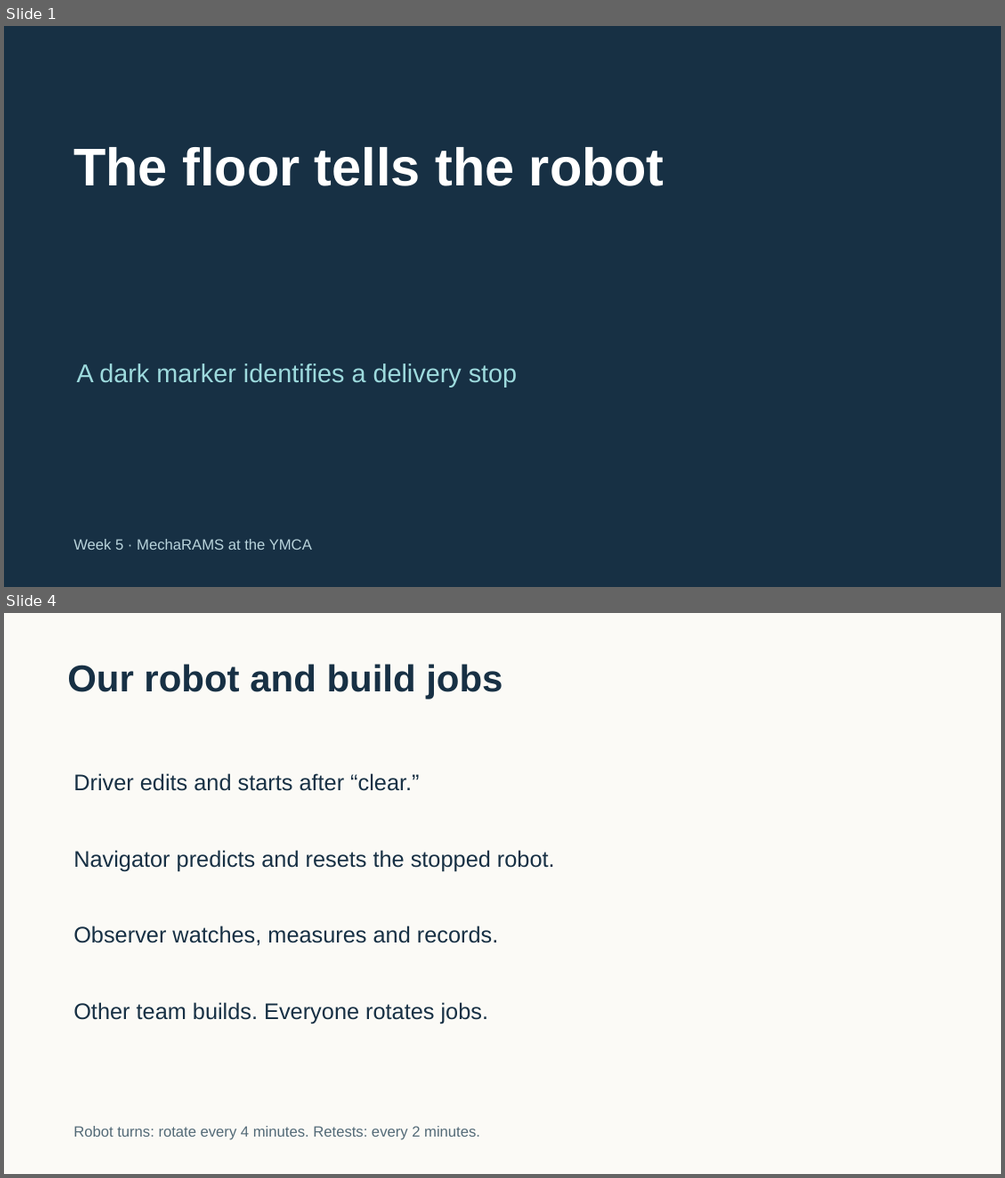
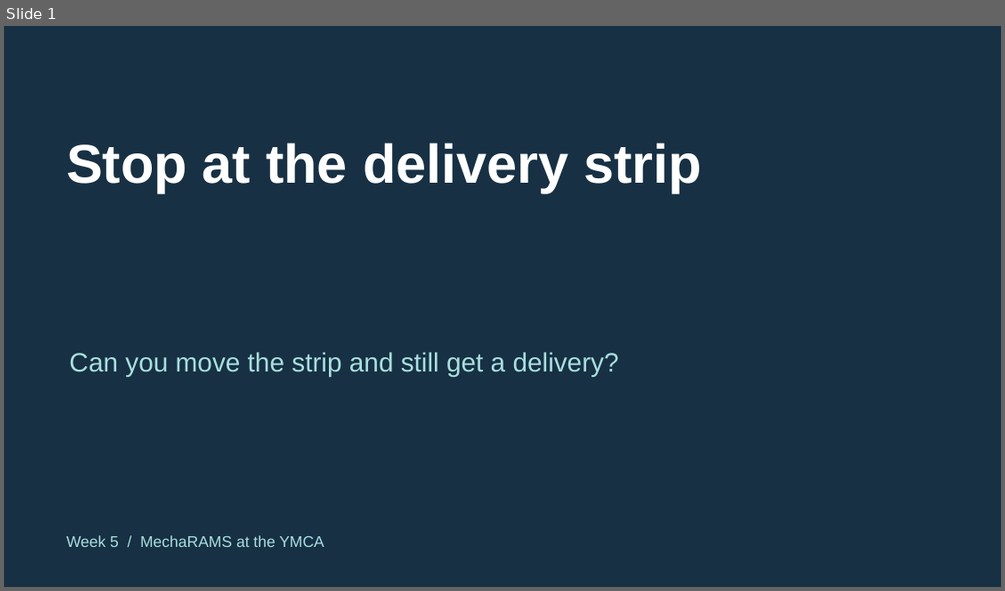
Before and after one commit to FRC999/YMCA-SPIKE-education, a slide deck: 03_Presentations/W05_marker.pptx. Shown one above the other, each under a label of ours: slides 1 and 4 before the commit, slide 1 after it; the slides between them are not shown. The pictures are 1005x1178 and 1005x591 pixels, drawn with LibreOffice and Linux fonts; fonts in the diff are those of the drawing. Boxes give left, top, right and bottom in pixels: in the first picture for what was removed or moved away, otherwise in the second. Text is boxed around its words. In the diff, an @@ line names an element or a change of style, - is before the commit and + after.

Commit message:
Update mentor decks for the Week 4 and 5 printable fields

```diff
--- a/03_Presentations/W05_marker.pptx
+++ b/03_Presentations/W05_marker.pptx
@@ slide 4 removed at [4,613,1001,1174], background #FBFAF6 @@
@@ text removed at [67,664,502,698] @@
-Our robot and build jobs
@@ text removed at [73,773,419,791] @@
-Driver edits and starts after “clear.”
@@ text removed at [73,850,555,871] @@
-Navigator predicts and resets the stopped robot.
@@ text removed at [73,925,498,946] @@
-Observer watches, measures and records.
@@ text removed at [73,1002,489,1024] @@
-Other team builds. Everyone rotates jobs.
@@ text removed at [73,1126,480,1140] @@
-Robot turns: rotate every 4 minutes. Retests: every 2 minutes.
@@ slide 1 changed as well @@
@@ text at [66,143,702,192]: text changed; size 51 to 52.5 pt @@
-The floor tells the robot
+Stop at the delivery strip
@@ text at [69,352,619,377]: text changed; size 24.8 to 25.5 pt; text colour #9DDADD to #A9DFDF @@
-A dark marker identifies a delivery stop
+Can you move the strip and still get a delivery?
@@ text at [66,535,324,547]: text changed; size 14.2 to 15 pt; text colour #B9D4DC to #A9DFDF @@
-Week 5 · MechaRAMS at the YMCA
+Week 5 / MechaRAMS at the YMCA
```
Also in this commit, not shown: 5 slides added, 4 other slides removed, 17 other files.
